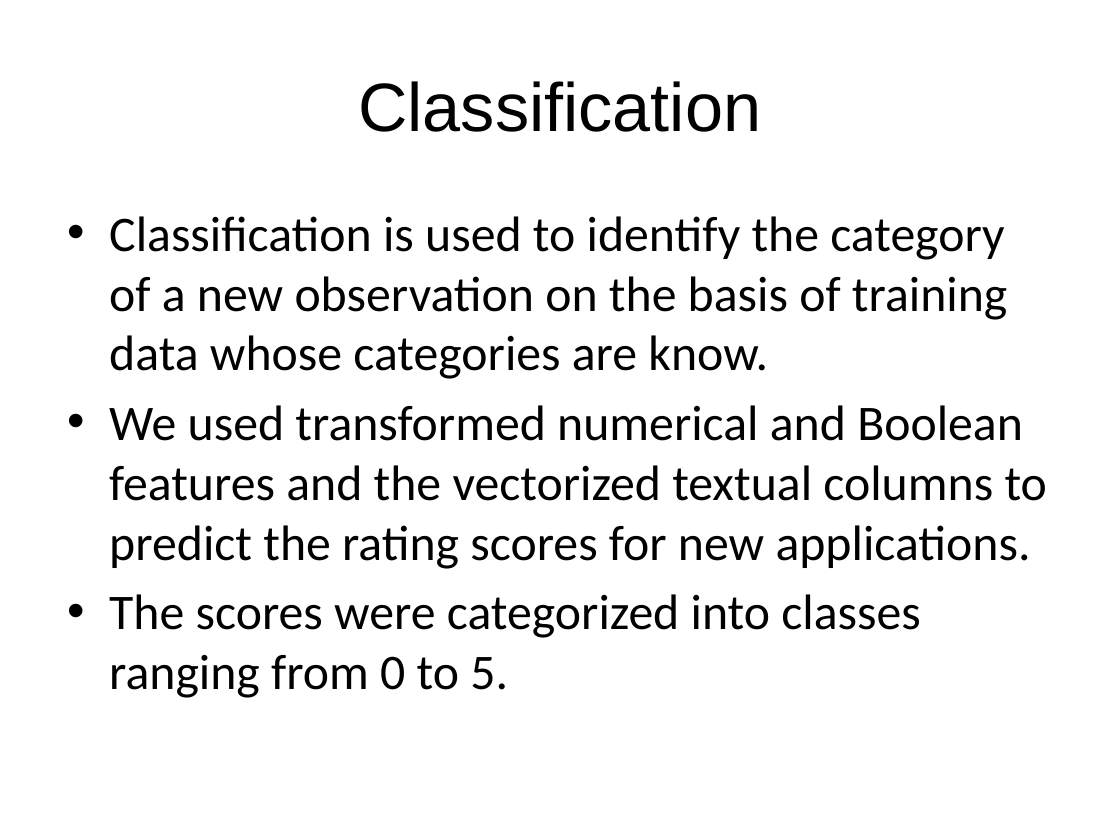
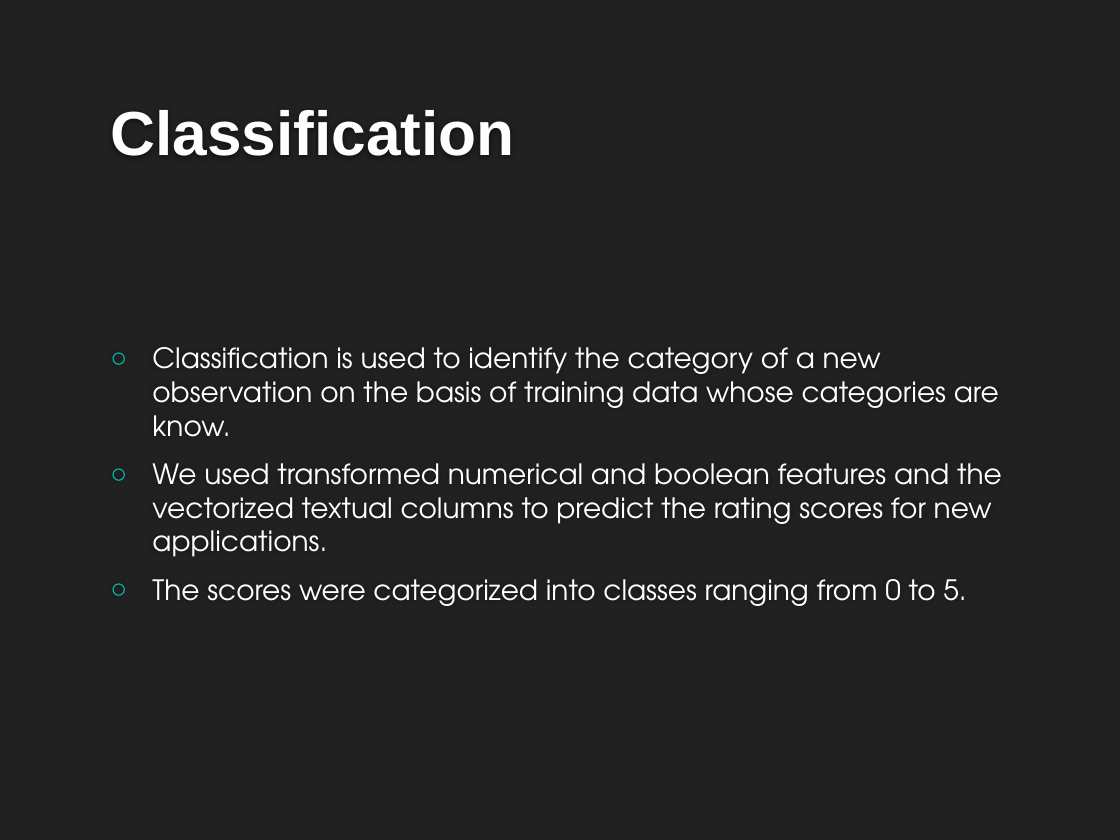
Before and after one commit to ayusharyal1/5DBMinds, a slide deck: slide 20 of project_presentation/Final - Dec 9.pptx (slide 21 before the commit). Drawn at 1120x840 pixels with LibreOffice and Linux fonts; fonts in the diff are those of the drawing; background and template pictures are left out. Boxes give left, top, right and bottom in pixels: in the first picture for what was removed or moved away, otherwise in the second. Text is boxed around its words. In the diff, an @@ line names an element or a change of style, - is before the commit and + after.

```diff
--- a/project_presentation/Final - Dec 9.pptx
+++ b/project_presentation/Final - Dec 9.pptx
@@ background #FFFFFF to #212121 @@
@@ title "Classification": place and size @@
-title "Classification" at (358,81,761,132)
+title "Classification" at (110,110,514,156)
@@ title "Classification" at (110,110,514,156): size 44 to 40 pt, text colour #000000 to #FEFEFE, bold on; alignment centre to left; vertical alignment middle to bottom @@
@@ text "Classification is used to identify ...": place and size @@
-text "Classification is used to identify ..." at (109,216,1047,698)
+text "Classification is used to identify ..." at (152,347,1002,606)
@@ text "Classification is used to identify ..." at (152,347,1002,606): vertical alignment top to middle @@
@@ text at (152,347,999,606): size 32 to 18 pt, font Calibri to TeX Gyre Adventor, text colour #000000 to #FFFFFF in "Classification is used to identify the category ...", "The scores were categorized into classes ranging ..."; bullet • to ○; more space between paragraphs @@
@@ text at (152,463,1002,557): text changed; size 32 to 18 pt; font Calibri to TeX Gyre Adventor; text colour #000000 to #FFFFFF @@
-• We used transformed numerical and Boolean features and the vectorized textual columns to predict the rating scores for new applications.
+○ We used transformed numerical and boolean features and the vectorized textual columns to predict the rating scores for new applications.
```
Also in this commit, not shown: 26 other slides changed, 1 slide added, 2 slides removed, 9 other files.
